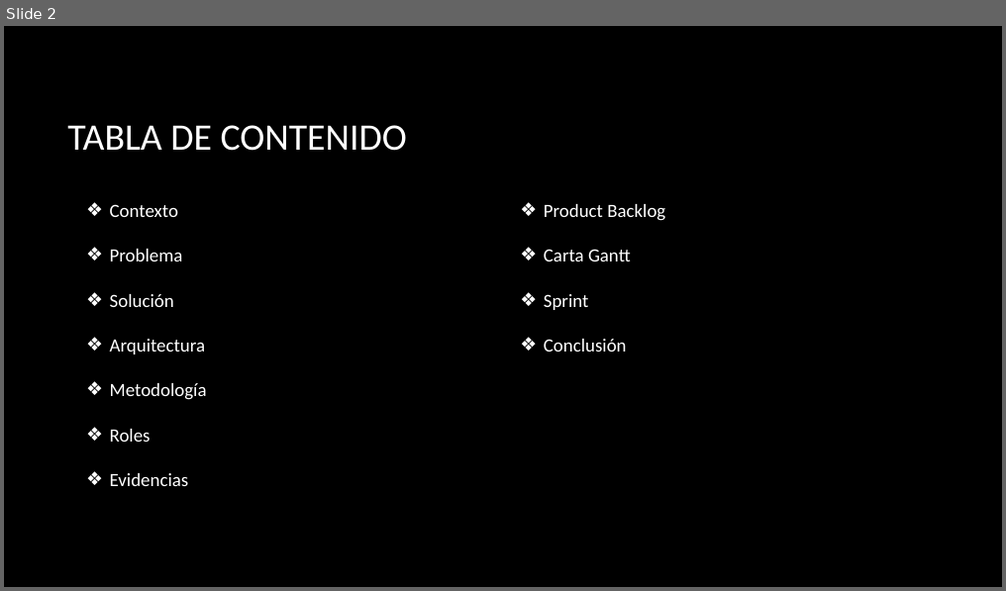
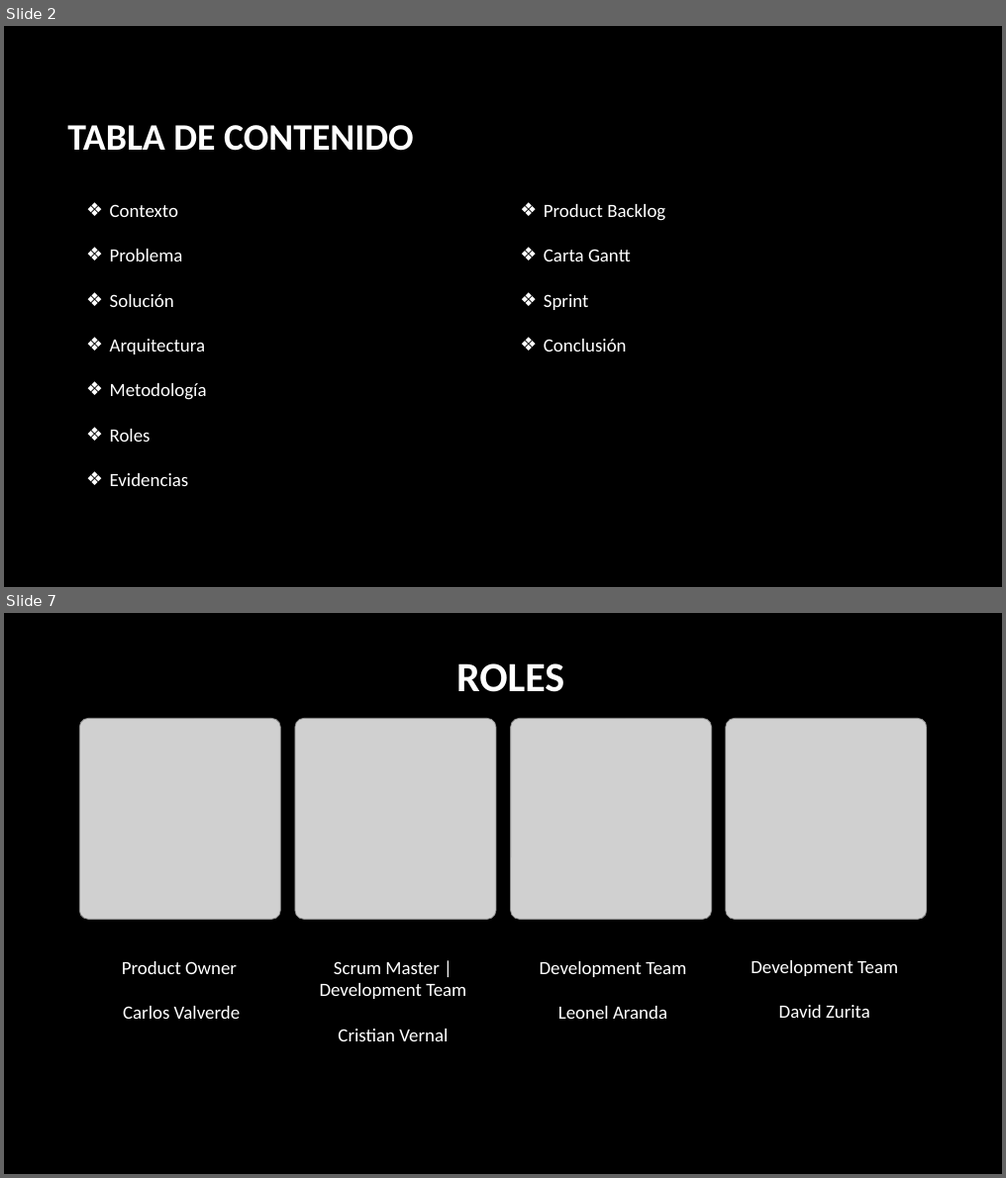
Before and after one commit to cristianvernal/NombreProyecto_Capstone24_DUOC_VM, a slide deck: Fase 1/Evidencias Grupales/Presentación Capstone.pptx. Shown one above the other, each under a label of ours: slide 2 before the commit, slides 2 and 7 after it; the slides between them are not shown. The pictures are 1006x591 and 1006x1178 pixels, drawn with LibreOffice and Linux fonts; fonts in the diff are those of the drawing; grey boxes stand for pictures; background and template pictures are left out. Boxes give left, top, right and bottom in pixels: in the first picture for what was removed or moved away, otherwise in the second. Text is boxed around its words. In the diff, an @@ line names an element or a change of style, - is before the commit and + after.

```diff
--- a/Fase 1/Evidencias Grupales/Presentación Capstone.pptx
+++ b/Fase 1/Evidencias Grupales/Presentación Capstone.pptx
@@ slide 7 added at <box>4,613,1002,1174</box>, background picture (left out) @@
@@ title added at <box>456,663,564,692</box>, 40 pt, text #FFFFFF, bold @@
+ROLES
@@ picture added at <box>79,719,281,920</box> @@
@@ picture added at <box>295,719,497,920</box> @@
@@ picture added at <box>511,719,712,920</box> @@
@@ picture added at <box>726,719,927,920</box> @@
@@ text added at <box>122,961,240,1019</box>, 18 pt, text #FFFFFF @@
+Product Owner
+Carlos Valverde
@@ text added at <box>320,961,466,1042</box>, 18 pt, text #FFFFFF @@
+Scrum Master | Development Team
+Cristian Vernal
@@ text added at <box>540,961,686,1019</box>, 18 pt, text #FFFFFF @@
+Development Team
+Leonel Aranda
@@ text added at <box>750,960,898,1018</box>, 18 pt, text #FFFFFF @@
+Development Team
+David Zurita
@@ slide 2 changed as well @@
@@ title "TABLA DE CONTENIDO" at <box>67,125,414,151</box>: bold on @@
```
Also in this commit, not shown: 1 other slide changed, 5 other slides added.
